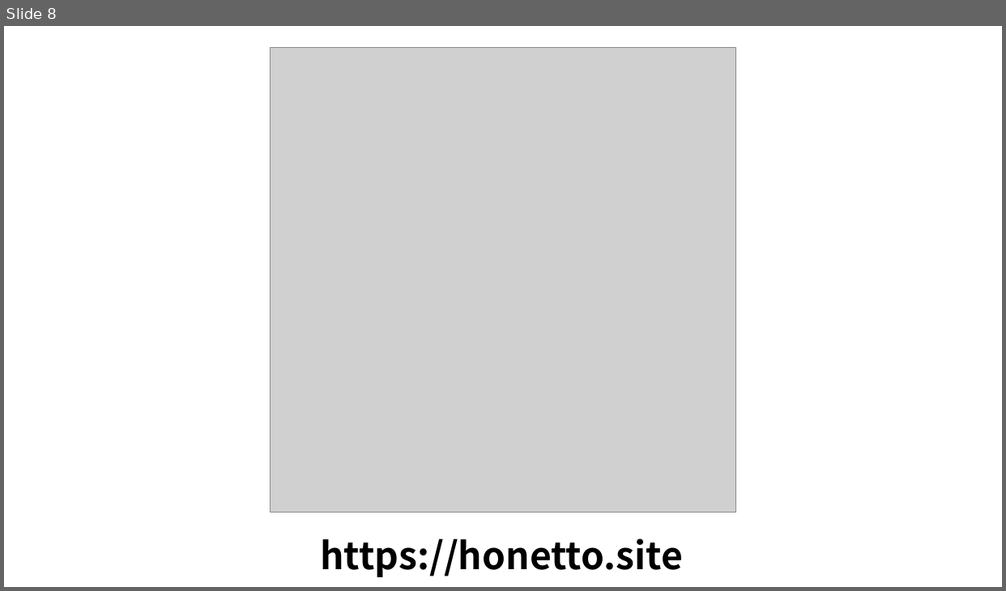
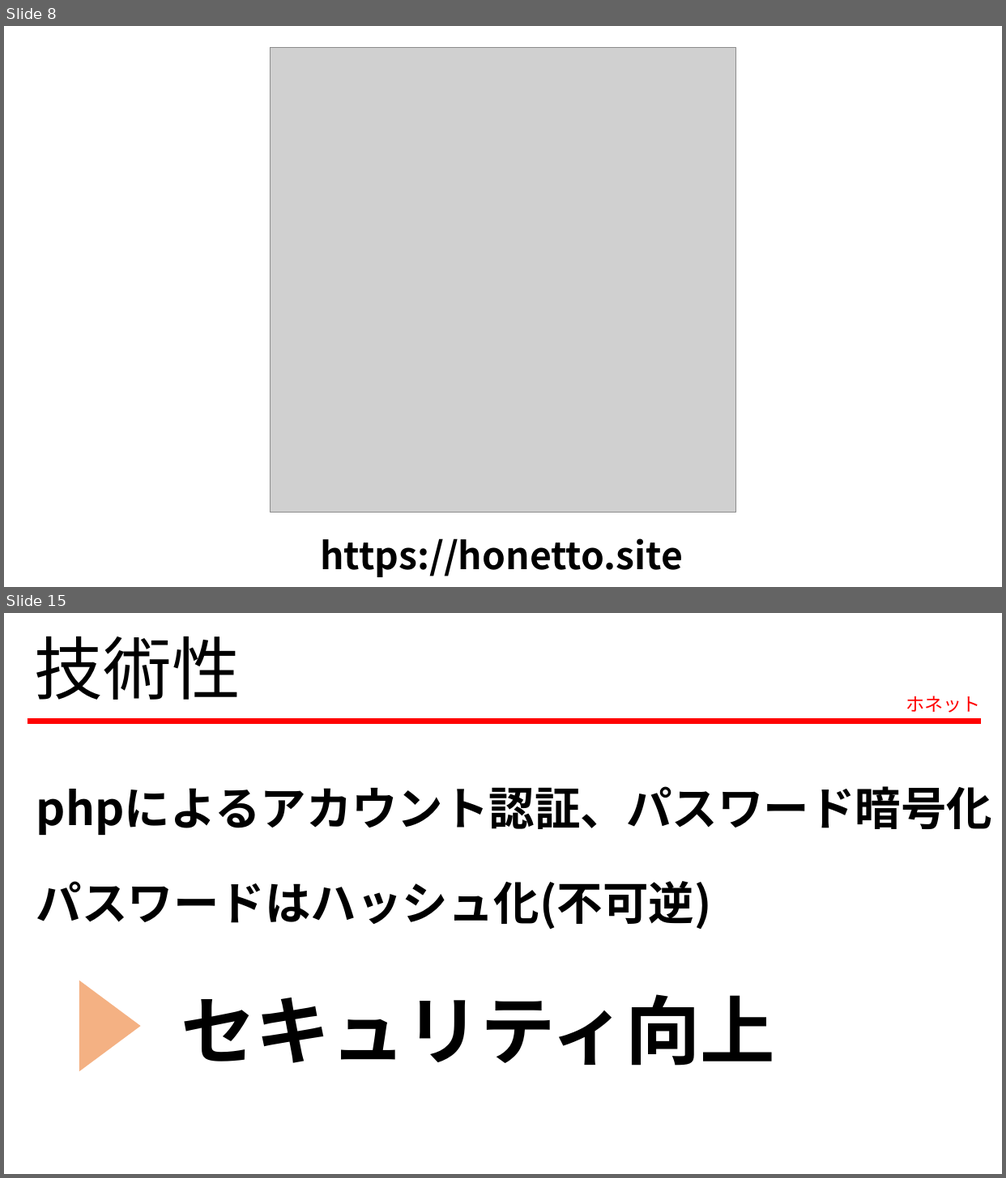
Before and after one commit to c0b23048bf/honetto, a slide deck: 発表資料_vol1.pptx. Shown one above the other, each under a label of ours: slide 8 before the commit, slides 8 and 15 after it; the slides between them are not shown. The pictures are 1006x591 and 1006x1178 pixels, drawn with LibreOffice and Linux fonts; fonts in the diff are those of the drawing; grey boxes stand for pictures. Boxes give left, top, right and bottom in pixels: in the first picture for what was removed or moved away, otherwise in the second. Text is boxed around its words. In the diff, an @@ line names an element or a change of style, - is before the commit and + after.

```diff
--- a/発表資料_vol1.pptx
+++ b/発表資料_vol1.pptx
@@ slide 15 added at [4, 613, 1002, 1174], background #FFFFFF @@
@@ text added at [35, 636, 241, 700], 66 pt, text #000000 @@
+技術性
@@ text added at [906, 696, 980, 713], 18 pt, text #FF0000 @@
+ホネット
@@ line added from (27, 721) to (981, 721), #FF0000 5.5 pt @@
@@ text added at [36, 786, 992, 835], 44 pt, text #000000, bold @@
+phpによるアカウント認証、パスワード暗号化
@@ text added at [36, 881, 712, 930], 44 pt, text #000000, bold @@
+パスワードはハッシュ化(不可逆)
@@ triangle added at [79, 981, 141, 1072], fill #F4B183 @@
@@ text added at [181, 995, 776, 1066], 72 pt, text #000000, bold @@
+セキュリティ向上
```
Also in this commit, not shown: 3 slides changed, 11 other slides added, 3 other files.
